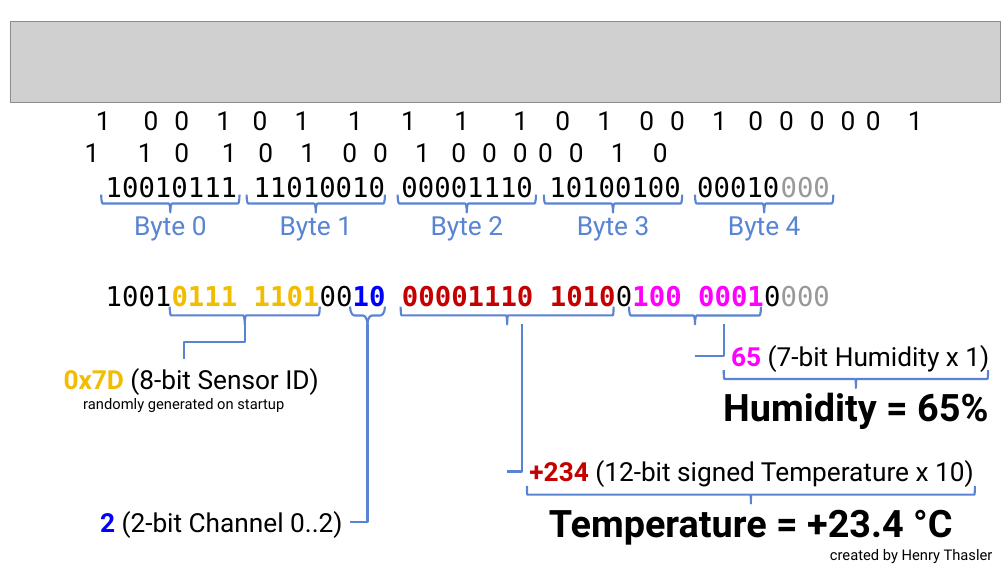
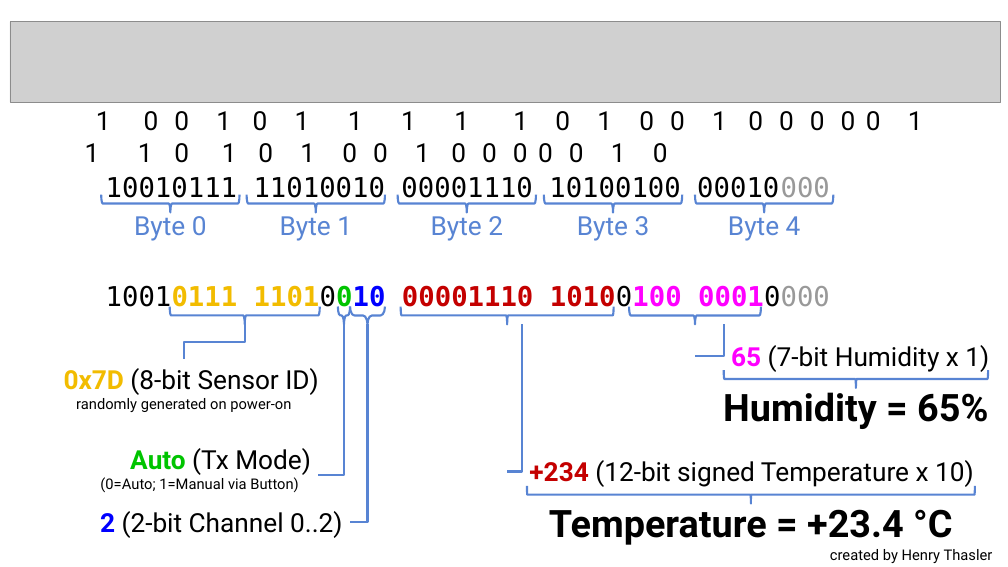
Before and after one commit to henrythasler/sdr, a slide deck: slide 7 of baldr/doc/Baldr Decoding Rules.pptx. Drawn at 1008x567 pixels with LibreOffice and Linux fonts; fonts in the diff are those of the drawing; grey boxes stand for pictures. Boxes give left, top, right and bottom in pixels: in the first picture for what was removed or moved away, otherwise in the second. Text is boxed around its words. In the diff, an @@ line names an element or a change of style, - is before the commit and + after.

```diff
--- a/baldr/doc/Baldr Decoding Rules.pptx
+++ b/baldr/doc/Baldr Decoding Rules.pptx
@@ text "10010111 11010010 00001110 10100100 00010000" at (106, 285, 830, 312): text colour #000000 to #00C400, bold on in "11010010" @@
@@ elbow line added from (344, 324) to (318, 475), #5884D3 2 pt @@
@@ left brace added at (338, 306, 350, 324), outline #5884D3 2 pt @@
@@ text at (76, 398, 291, 412): text changed @@
-randomly generated on startup
+randomly generated on power-on
@@ text added at (130, 448, 311, 475), 25 pt, text #000000 @@
+Auto (Tx Mode)
@@ text added at (100, 477, 298, 492), 14 pt, text #000000 @@
+(0=Auto; 1=Manual via Button)
```
Also in this commit, not shown: 6 other slides changed, 1 other file.
